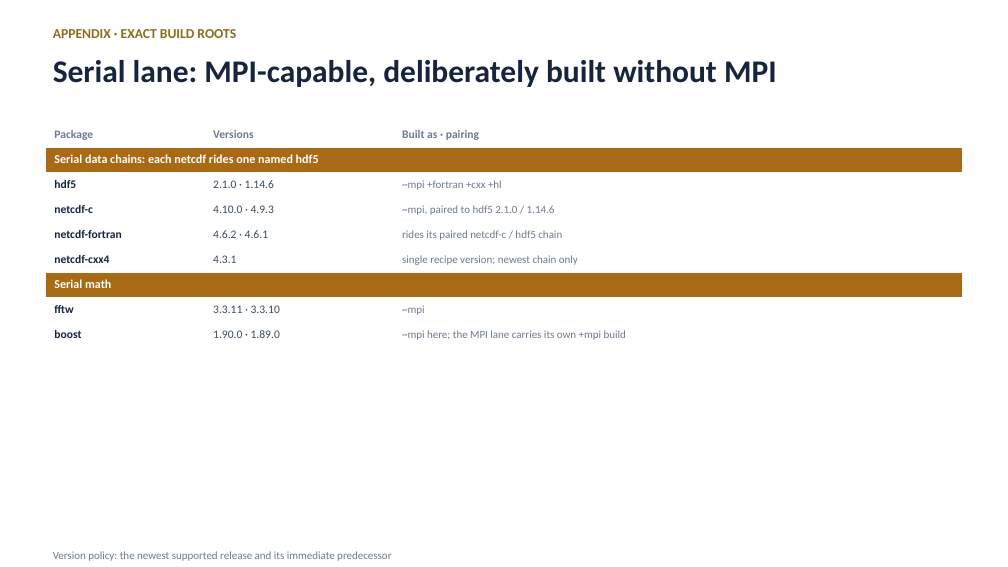
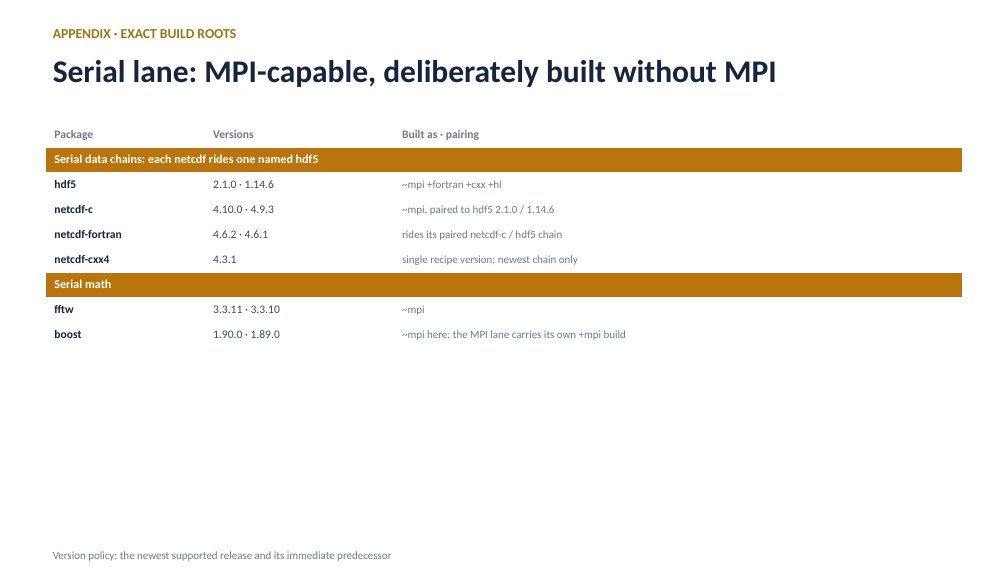
Before and after one commit to ray12514/stack-planning, a slide deck: slide 13 of presentations/cse_lanes_model.pptx. Drawn at 1008x567 pixels with LibreOffice and Linux fonts; fonts in the diff are those of the drawing. Boxes give left, top, right and bottom in pixels: in the first picture for what was removed or moved away, otherwise in the second. Text is boxed around its words. In the diff, an @@ line names an element or a change of style, - is before the commit and + after.

```diff
--- a/presentations/cse_lanes_model.pptx
+++ b/presentations/cse_lanes_model.pptx
@@ table at <box>45,123,963,347</box> @@
@@ fill #A86A14 to #BA740E in 2 cells @@
```
Also in this commit, not shown: 13 other slides changed, 3 other files.
